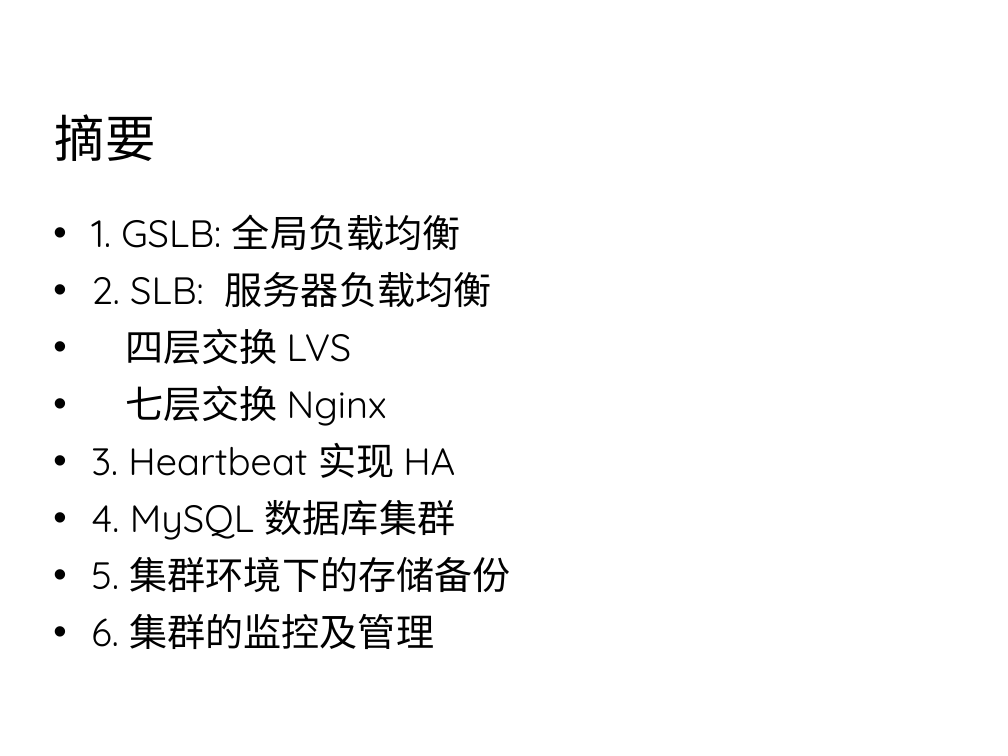
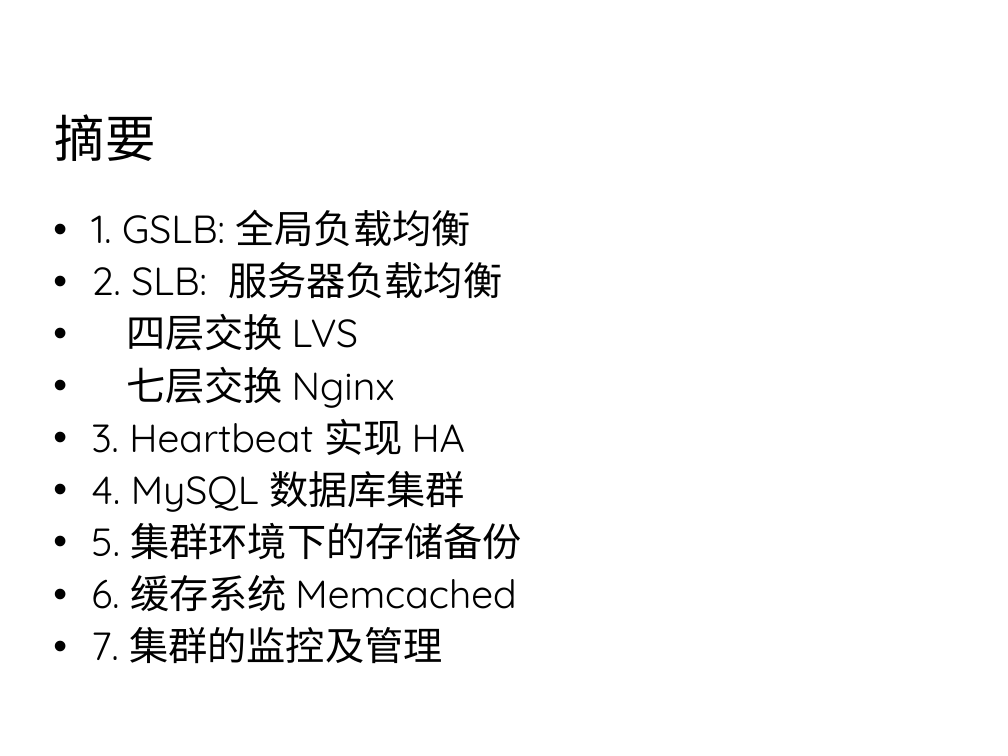
Before and after one commit to 7KjN3mHq/bluedata, a slide deck: slide 2 of system/01总览/架构/网站集群架构.ppt. Drawn at 1008x756 pixels with LibreOffice and Linux fonts; fonts in the diff are those of the drawing; background and template pictures are left out. Boxes give left, top, right and bottom in pixels: in the first picture for what was removed or moved away, otherwise in the second. Text is boxed around its words. In the diff, an @@ line names an element or a change of style, - is before the commit and + after.

```diff
--- a/system/01总览/架构/网站集群架构.ppt
+++ b/system/01总览/架构/网站集群架构.ppt
@@ text at [91, 209, 522, 560]: size 27.2 to 28 pt in "1. GSLB: 全局负载均衡", "2. SLB: 服务器负载均衡", "四层交换 LVS", "七层交换 Nginx" and 3 more places; line spacing 1 to 0.9; less space between paragraphs @@
@@ text at [91, 575, 516, 664]: text changed; size 27.2 to 28 pt @@
-• 6. 集群的监控及管理
+• 6. 缓存系统 Memcached
+• 7. 集群的监控及管理
```
Also in this commit, not shown: 3 other slides changed, 6 slides added, 5 other files.
